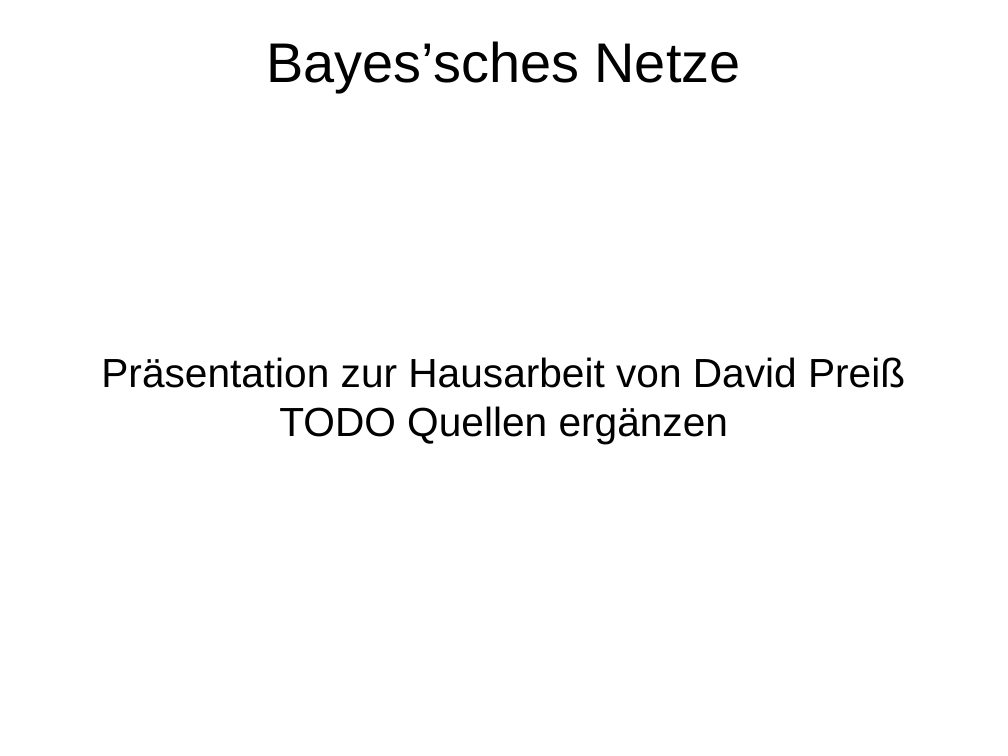
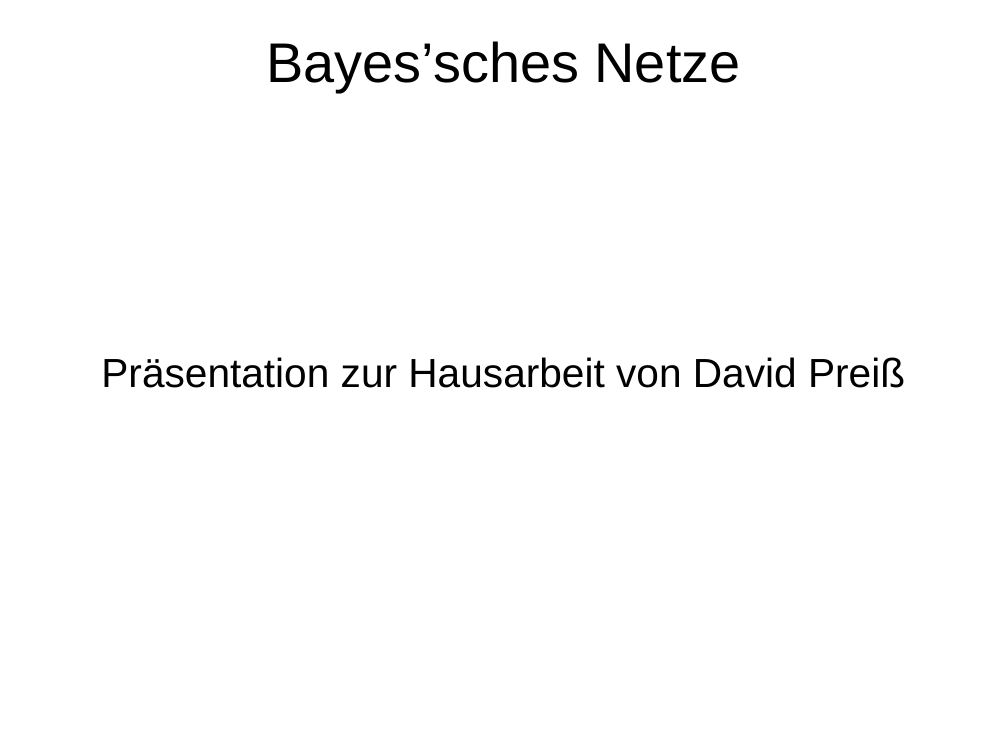
Before and after one commit to davidReward/robotik, a slide deck: slide 1 of praesi.odp. Drawn at 1008x756 pixels with LibreOffice and Linux fonts; fonts in the diff are those of the drawing. Boxes give left, top, right and bottom in pixels: in the first picture for what was removed or moved away, otherwise in the second. Text is boxed around its words. In the diff, an @@ line names an element or a change of style, - is before the commit and + after.

```diff
--- a/praesi.odp
+++ b/praesi.odp
@@ subtitle at box(279, 406, 728, 444): paragraph removed @@
-TODO Quellen ergänzen
```
Also in this commit, not shown: 3 other slides changed, 1 slide added, 3 other files.
